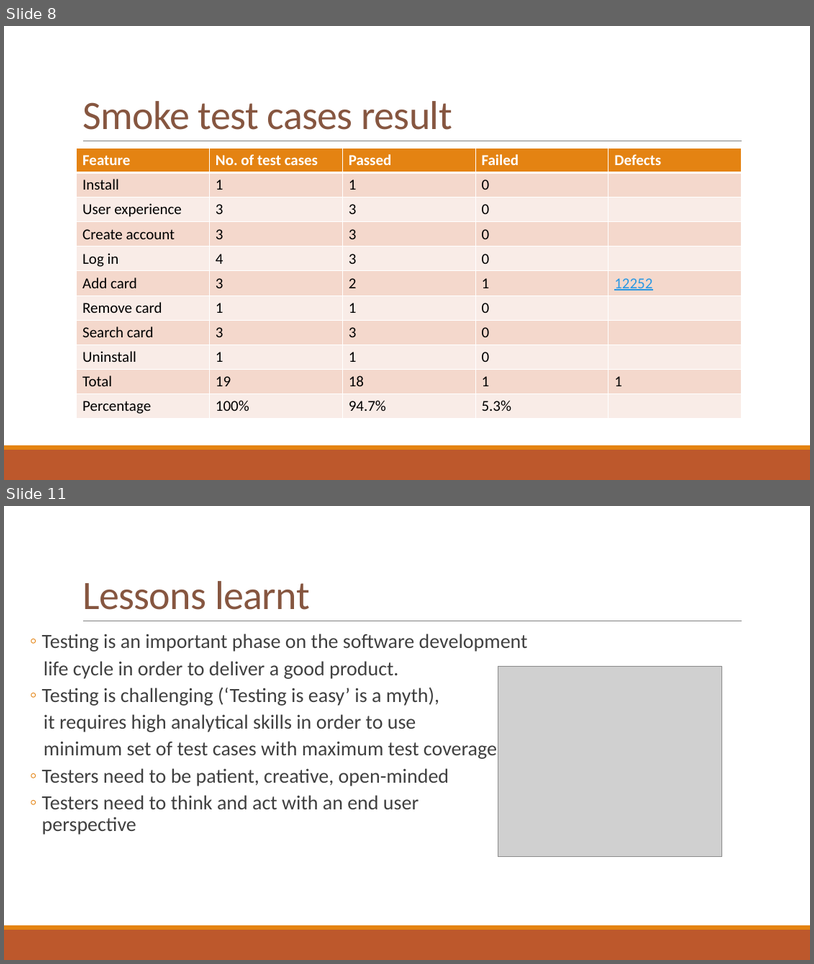
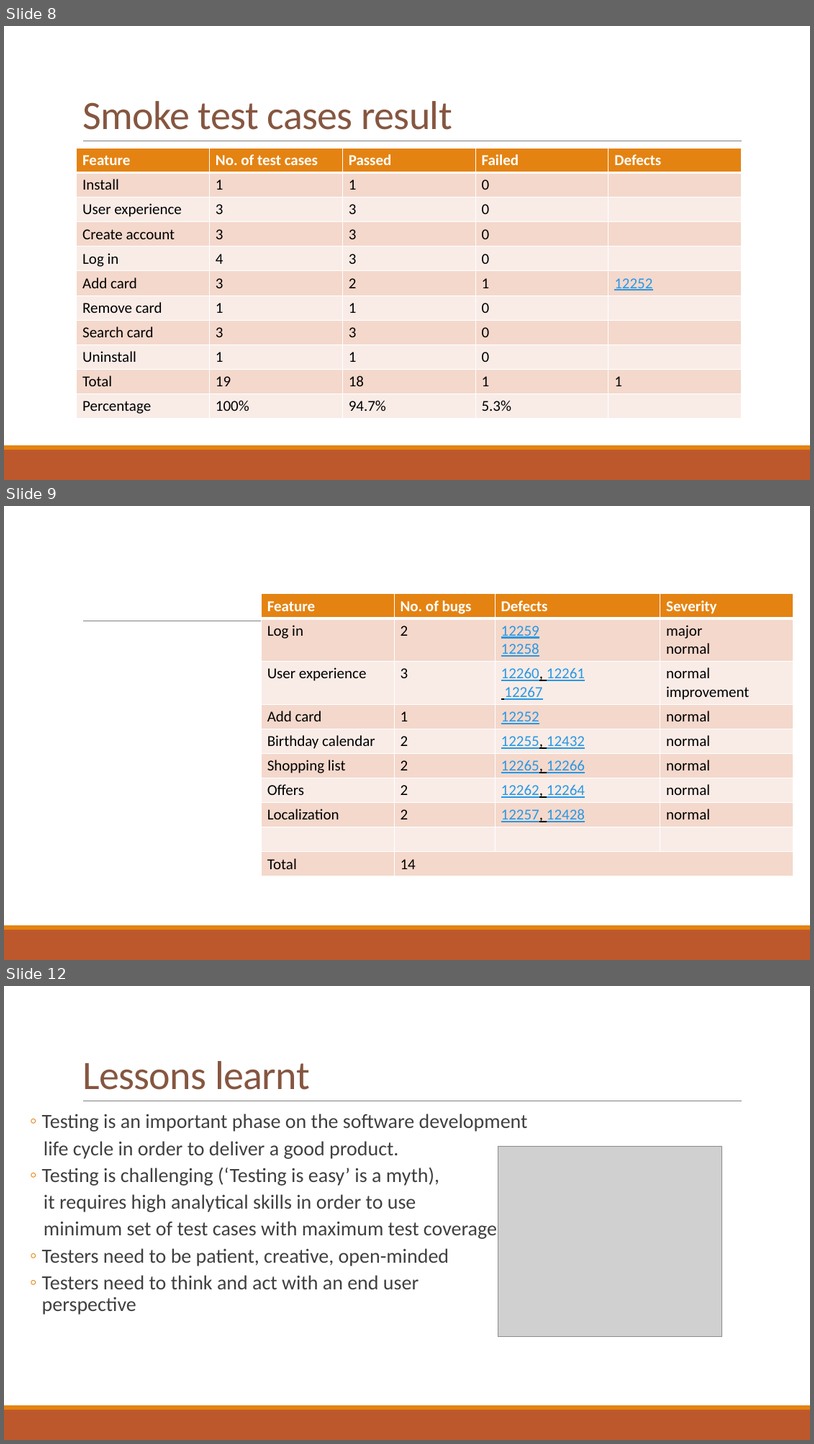
Before and after one commit to corinaradu/siit-testing, a slide deck: final-project/virtual-cards/virtual-cards.pptx. Shown one above the other, each under a label of ours: slides 8 and 11 before the commit, slides 8, 9 and 12 after it; the slides between them are not shown. The pictures are 814x964 and 814x1444 pixels, drawn with LibreOffice and Linux fonts; fonts in the diff are those of the drawing; grey boxes stand for pictures. Boxes give left, top, right and bottom in pixels: in the first picture for what was removed or moved away, otherwise in the second. Text is boxed around its words. In the diff, an @@ line names an element or a change of style, - is before the commit and + after.

```diff
--- a/final-project/virtual-cards/virtual-cards.pptx
+++ b/final-project/virtual-cards/virtual-cards.pptx
@@ slide 9 added at box(4, 506, 810, 960), background #FFFFFF; not listed: 3 template elements that a slide beside it also shows @@
@@ table added at box(261, 594, 793, 872), 10 rows, 4 columns @@
+Feature | No. of bugs | Defects | Severity
+Log in | 2 | 12259 / 12258 | major / normal
+User experience | 3 | 12260, 12261 / 12267 | normal / improvement
+Add card | 1 | 12252 | normal
+Birthday calendar | 2 | 12255, 12432 | normal
+Shopping list | 2 | 12265, 12266 | normal
+Offers | 2 | 12262, 12264 | normal
+Localization | 2 | 12257, 12428 | normal
+ |  |  | 
+Total | 14 |  | 
@@ what was slide 11 is now slide 12 @@
```
Also in this commit, not shown: 2 slides changed, 3 other files.
